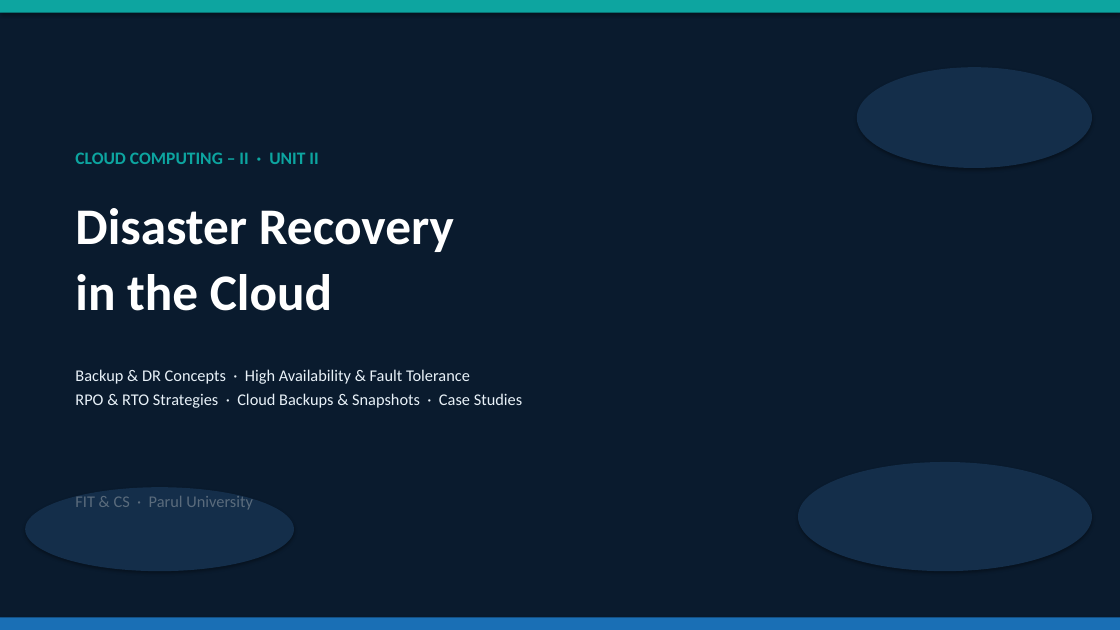
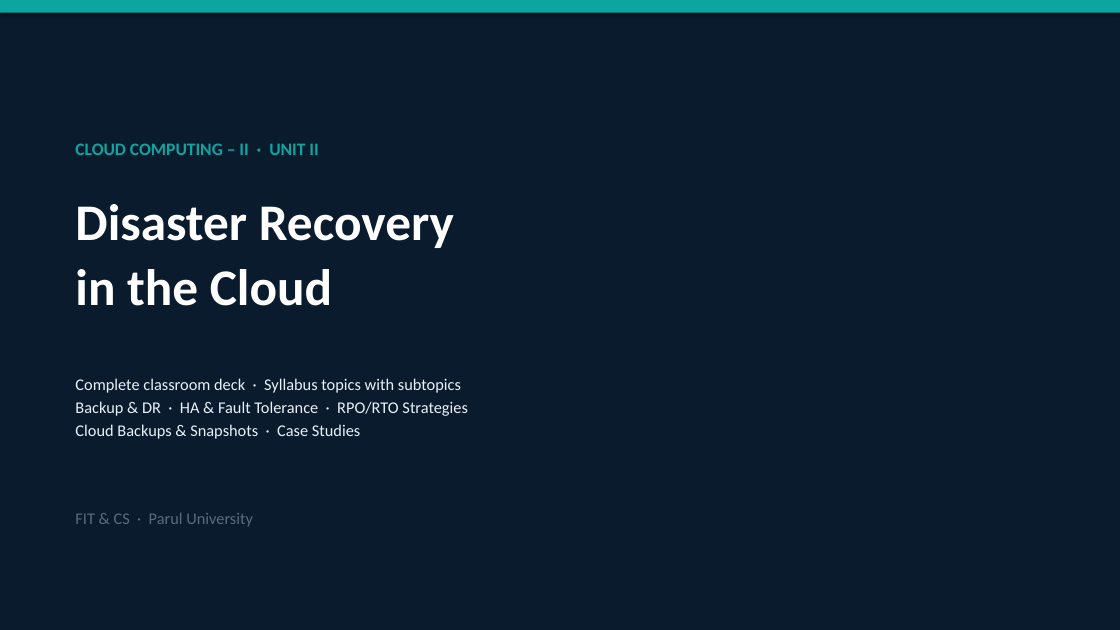
Before and after one commit to professorbhakta/cloud-II, a slide deck: slide 1 of ppt/CC-II-Unit-II-Disaster-Recovery-in-Cloud.pptx. Drawn at 1120x630 pixels with LibreOffice and Linux fonts; fonts in the diff are those of the drawing. Boxes give left, top, right and bottom in pixels: in the first picture for what was removed or moved away, otherwise in the second. Text is boxed around its words. In the diff, an @@ line names an element or a change of style, - is before the commit and + after.

```diff
--- a/ppt/CC-II-Unit-II-Disaster-Recovery-in-Cloud.pptx
+++ b/ppt/CC-II-Unit-II-Disaster-Recovery-in-Cloud.pptx
@@ ellipse removed at box(857, 67, 1092, 168) @@
@@ text "CLOUD COMPUTING – II · ...": place and size @@
-text "CLOUD COMPUTING – II · ..." at box(75, 152, 318, 164)
+text "CLOUD COMPUTING – II · ..." at box(75, 143, 318, 155)
@@ text at box(75, 378, 467, 439): text changed @@
-Backup & DR Concepts · High Availability & Fault Tolerance
-RPO & RTO Strategies · Cloud Backups & Snapshots · Case Studies
+Complete classroom deck · Syllabus topics with subtopics
+Backup & DR · HA & Fault Tolerance · RPO/RTO Strategies
+Cloud Backups & Snapshots · Case Studies
@@ ellipse removed at box(798, 462, 1092, 571) @@
@@ ellipse removed at box(25, 487, 294, 571) @@
@@ less space between paragraphs in 3 elements at box(75, 204, 454, 306), box(75, 143, 318, 155), box(75, 513, 253, 526) @@
@@ text "FIT & CS · Parul ...": place and size @@
-text "FIT & CS · Parul ..." at box(75, 496, 253, 509)
+text "FIT & CS · Parul ..." at box(75, 513, 253, 526)
@@ rectangle removed at box(0, 618, 1120, 630) @@
```
Also in this commit, not shown: 18 other slides changed, 39 slides added, 9 slides removed, 2 other files.
